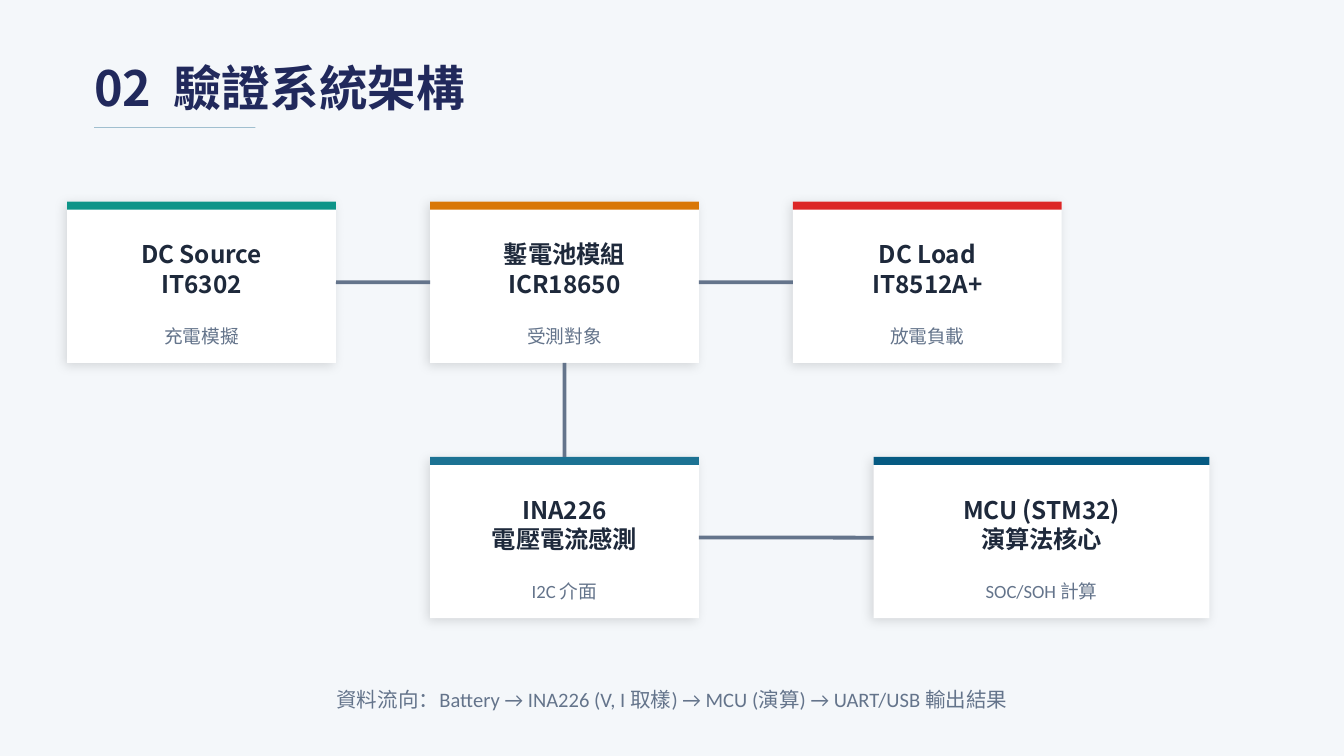
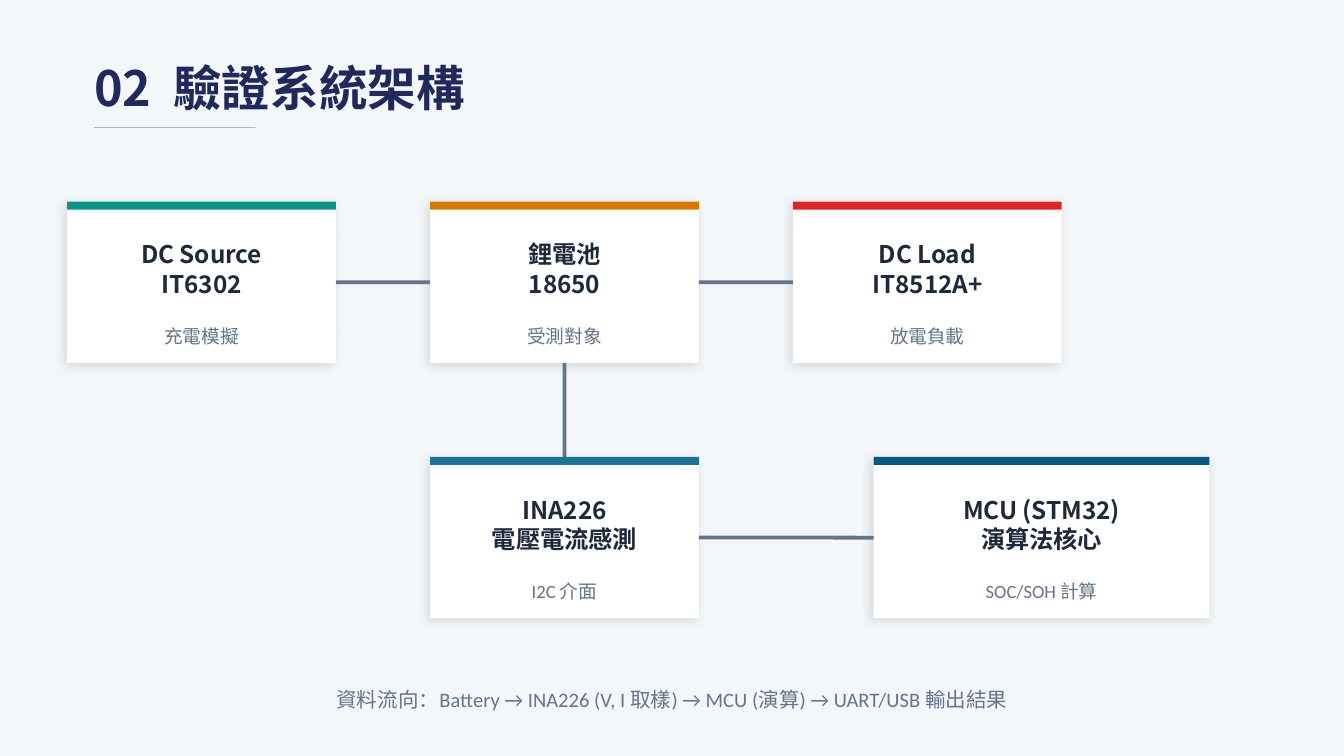
Before and after one commit to JackHung9527/SOC_RESEARCH, a slide deck: slide 4 of DOC/會議紀錄/meeting_0416_洪大甲.pptx. Drawn at 1344x756 pixels with LibreOffice and Linux fonts; fonts in the diff are those of the drawing. Boxes give left, top, right and bottom in pixels: in the first picture for what was removed or moved away, otherwise in the second. Text is boxed around its words. In the diff, an @@ line names an element or a change of style, - is before the commit and + after.

Commit message:
feat(mcu): scaffold STM32G071 + INA226 firmware
新增 MCU 韌體骨架，對應 meeting_0416 的鋰電池 SOC/SOH 動態阻抗法 MCU 驗證計畫。

- Drivers/INA226：HAL I2C 驅動（CONFIG/CAL/讀值 API）
- App/battery_monitor：取樣排程與樣本快取
- App/soc_soh_calc：動態阻抗法 + 投影法 SOC/SOH 骨架（校正 pending）
- Core 主程式骨架 + 腳位與系統參數巨集
- README + docs/wiring：含 ASCII 接線圖、連線清單、訊號完整性建議
- 同步更新 CLAUDE.md 今日總結與 meeting_0416 簡報

```diff
--- a/DOC/會議紀錄/meeting_0416_洪大甲.pptx
+++ b/DOC/會議紀錄/meeting_0416_洪大甲.pptx
@@ text at bbox=[528, 242, 601, 294]: text changed @@
-鏨電池模組
-ICR18650
+鋰電池
+18650
```
Also in this commit, not shown: 3 other slides changed, 11 other files.
